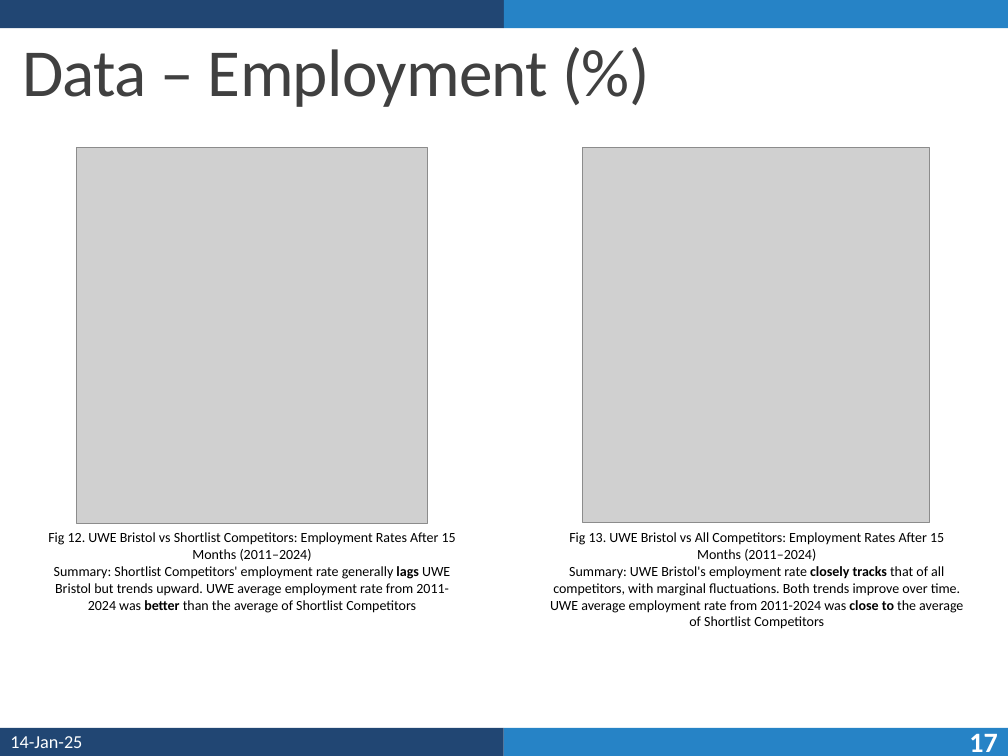
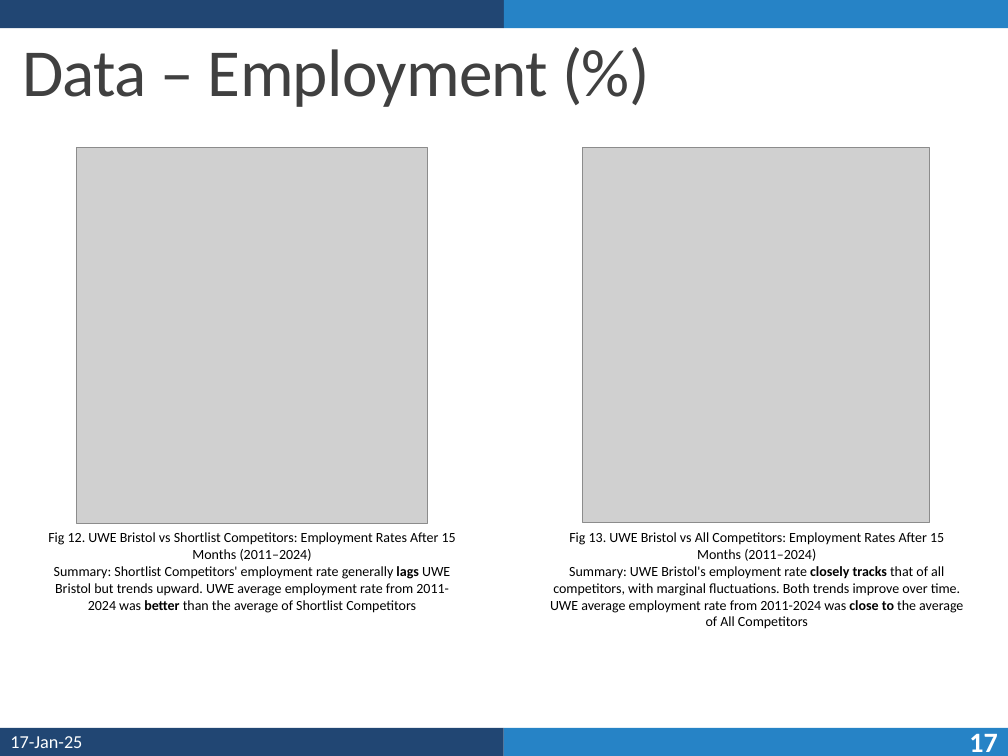
Before and after one commit to Takosaga/fall_24, a slide deck: slide 17 of bi_and_data_viz/Competitive Analysis for UWE Bristol_.pptx. Drawn at 1008x756 pixels with LibreOffice and Linux fonts; fonts in the diff are those of the drawing; grey boxes stand for pictures. Boxes give left, top, right and bottom in pixels: in the first picture for what was removed or moved away, otherwise in the second. Text is boxed around its words. In the diff, an @@ line names an element or a change of style, - is before the commit and + after.

```diff
--- a/bi_and_data_viz/Competitive Analysis for UWE Bristol_.pptx
+++ b/bi_and_data_viz/Competitive Analysis for UWE Bristol_.pptx
@@ text at [550,566,963,629]: text changed @@
-Summary: UWE Bristol's employment rate closely tracks that of all competitors, with marginal fluctuations. Both trends improve over time. UWE average employment rate from 2011-2024 was close to the average of Shortlist Competitors
+Summary: UWE Bristol's employment rate closely tracks that of all competitors, with marginal fluctuations. Both trends improve over time. UWE average employment rate from 2011-2024 was close to the average of All Competitors
@@ text at [10,736,82,748]: text changed @@
-14-Jan-25
+17-Jan-25
```
Also in this commit, not shown: 20 other slides changed, 1 other file.
